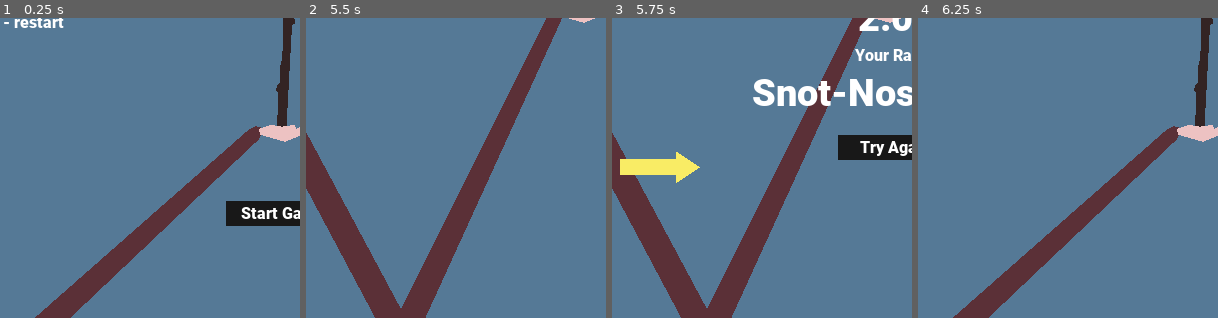
Above: before the commit, frames 1-4 (left to right).
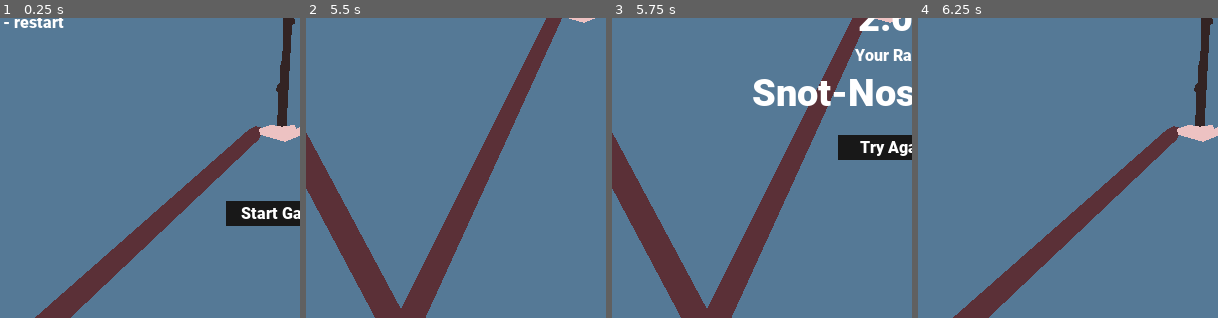
Above: after the commit, the same moments.

Repository: Miziziziz/LD50
Game: Godot game, scene res://World.tscn
Two runs of this game, one before a commit and one after it. Both use one fixed random seed, a clock stepped at 60 frames per second and the inputs below. The engine's default icon, where the game draws it, is replaced by a stand-in: a white triangle on a blue panel in a dark square.
Inputs (mouse positions are % of the whole screen's width and height, from its top left):
- Up to frame 1 (0.25 s): no input
- Up to frame 2 (5.5 s): click "Start Game" at 0.5 s; move the mouse to (55, 50) at 1.27 s; click (55, 50) at 1.35 s; click "Try Again" at 2 s; move the mouse to (45, 50) at 2.77 s; click (45, 50) at 2.85 s; click "Try Again" at 3.5 s; move the mouse to (52, 48) at 4.27 s; click (52, 48) at 4.35 s; move the mouse to (49, 52) at 5.02 s; click (49, 52) at 5.1 s
- Up to frame 3 (5.75 s): no input
- Up to frame 4 (6.25 s): click "Try Again" at 5.75 s
The pictures show only the part of the screen within x 3-53%, y 50-100%; the shares and areas given below are measured in that part.

Frames 1-2 are identical in both runs. In frame 3, 1.4% of the frame differs, in the area x 2-30%, y 44-55%; in frame 4, nothing differs.

Commit message:
made obstacles be the same on each playthrough

Diff:
--- a/ObstacleManager.gd
+++ b/ObstacleManager.gd
@@ -8,7 +8,7 @@
 var rng : RandomNumberGenerator
 
 var time_to_activate_wind = 10.0
-var time_to_throw_rocks = 2.0
+var time_to_throw_rocks = 20.0
 var rocks_double_time = 4.0
 
 var wind_time = 4.0
@@ -32,10 +32,10 @@
 	time_alive += delta
 	if time_alive > time_to_activate_wind:
 		activate_wind()
-		time_to_activate_wind += rand_range(min_wind_inc, max_wind_inc)
+		time_to_activate_wind += rng.rand_range(min_wind_inc, max_wind_inc)
 	if time_alive > time_to_throw_rocks:
 		spawn_rock()
-		var rt = rand_range(min_rock_throw_inc, max_rock_throw_inc)
+		var rt = rng.rand_range(min_rock_throw_inc, max_rock_throw_inc)
 		if time_alive > rocks_double_time:
 			rt /= 2.0
 		time_to_throw_rocks += rt
@@ -56,4 +56,4 @@
 	if !spawn_left:
 		rock_inst.global_rotation_degrees = 180.0
 		rock_inst.global_position.x = $RockSpawnPoints/SpawnRight.global_position.x
-	rock_inst.global_position.y = rand_range(rock_top_height, rock_bot_height)
+	rock_inst.global_position.y = rng.rand_range(rock_top_height, rock_bot_height)
Not shown, removed: exports/html5/LD50.html
Not shown, changed: exports/html5/LD50.pck
